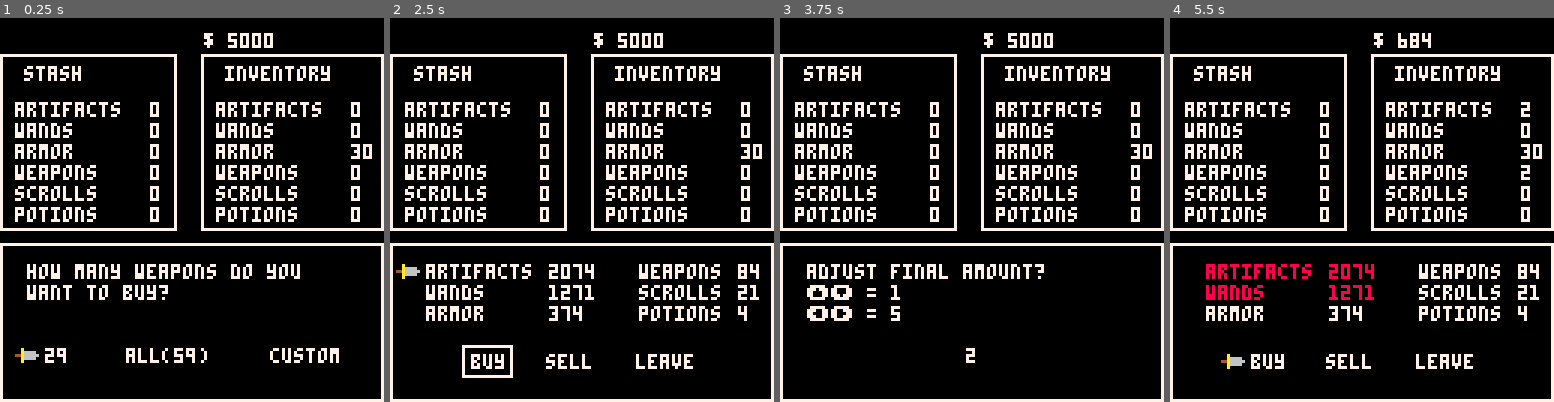
Above: before the commit, frames 1-4 (left to right).
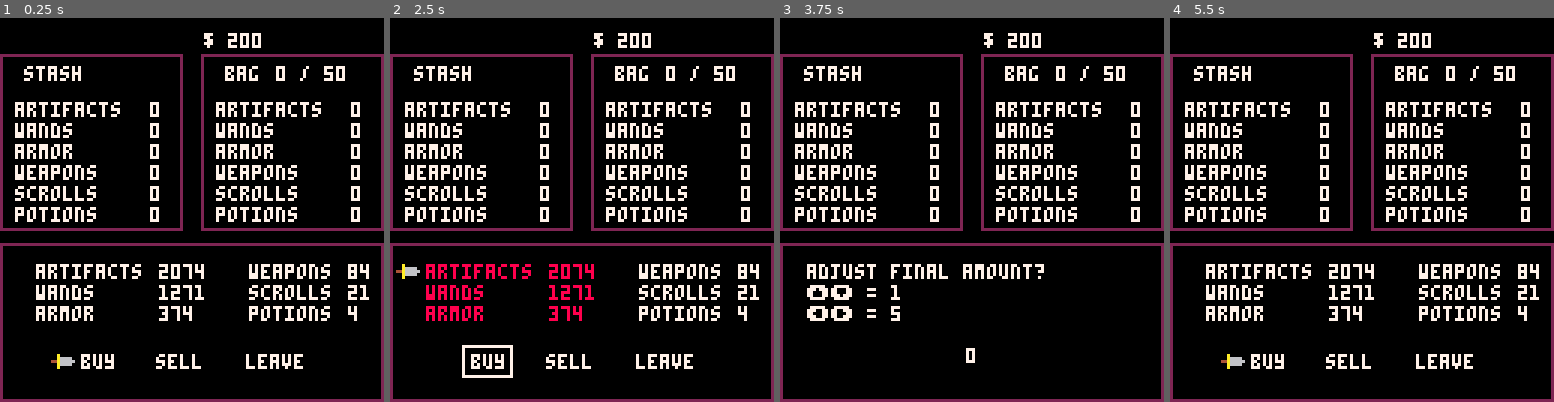
Above: after the commit, the same moments.

Repository: norendren/rogueWars
Game: PICO-8 cartridge main.p8
Two runs of this game, one before a commit and one after it. Both use one fixed random seed, a clock stepped at 60 frames per second and the inputs below.
Inputs:
- Up to frame 1 (0.25 s): no input
- Up to frame 2 (2.5 s): tap O (Z key) at 0.33, 0.7, 1.43, 2.22 s; tap X (X key) at 1.07, 2.07, 2.4 s; hold Left 1.97-2.37 s; hold Down from 2.42 s (still down)
- Up to frame 3 (3.75 s): tap X (X key) every 0.33 s from 2.73 to 3.73 s; release Down at 2.82 s; hold Right 2.87-3.53 s; tap O (Z key) at 3.1 s; hold Up from 3.58 s (still down)
- Up to frame 4 (5.5 s): tap O (Z key) at 3.98, 4.87 s; tap X (X key) every 0.33 s from 4.07 to 5.4 s; release Up at 4.08 s; hold Right 4.13-4.53 s; hold Down 4.58-5.08 s; hold Left from 5.13 s (still down)

The runs differ from the first frame. In frame 1, 11% of the frame differs, in the area x 0-100%, y 3-100%; in frame 2, 8.0%; in frame 3, 6.2%; in frame 4, 7.5%.

Commit message:
buying and selling finalized, next up the stash and final goal and turns and a lot more

Diff:
--- a/main.p8
+++ b/main.p8
@@ -3,9 +3,6 @@
 __lua__
 #include strings.p8
 
--- legal buys
--- item coloring based on money
-
 frame = 0
 scrn = {}
 
@@ -13,16 +10,24 @@
     -- show_menu()
     -- show_intro()
     -- show_navigation()
-    -- show_bsl()
+    show_bsl()
     -- show_transaction()
-    show_final_transaction()
-
-    p.cursor.nav=nav_menu["gkh"]
-    p.cursor.items = items["weapons"]
+    -- show_final_transaction()
+
+    p.cursor.nav=nav_menu["adom"]
+    p.cursor.items = items["artifacts"]
     p.cursor.bsl=bsl["buy"]
     p.cursor.trans=trans_menu["middle"]
 
+    calc_inventory()
     randomize_prices()
+end
+
+function calc_inventory()
+    p.inv.current = 0
+    for i=1,#p.inventory do
+        p.inv.current+=p.inventory[i].amt
+    end
 end
 
 function randomize_prices()
@@ -94,23 +99,23 @@
 nav_coords = {
     base_x=20,
     base_y=bottom_half_y,
-    x_off = 55,
+    x_off = 50,
     y_off = 8
 }
-nav_map = {"gkh","cog","net","brogue","dcss","adom"}
+nav_map = {"adom","dcss","net","brogue","cog","gkh"}
 nav_menu = {
-    gkh={
-        title="gkh",
+    adom={
+        title="adom",
         x=nav_coords.base_x,
         y=nav_coords.base_y,
-        c=10,
+        c=2,
         pos=1
     },
-    cog={
-        title="cogmind",
+    dcss={
+        title="dcss",
         x=nav_coords.base_x,
         y=nav_coords.base_y+nav_coords.y_off,
-        c=11,
+        c=9,
         pos=2
     },
     net={
@@ -127,18 +132,18 @@
         c=4,
         pos=4
     },
-    dcss={
-        title="dcss",
+    cog={
+        title="cogmind",
         x=nav_coords.base_x+nav_coords.x_off,
         y=nav_coords.base_y+nav_coords.y_off,
-        c=9,
+        c=11,
         pos=5
     },
-    adom={
-        title="adom",
+    gkh={
+        title="golden krone",
         x=nav_coords.base_x+nav_coords.x_off,
         y=nav_coords.base_y+nav_coords.y_off*2,
-        c=2,
+        c=10,
         pos=6
     }
 }
@@ -199,11 +204,15 @@
 
 -- player data
 p = {
-    money=5000,
+    inv={
+        capacity=50,
+        current=0
+    },
+    money=200,
     inf_trans ={
         buying=false,
         selling=false,
-        curr_amt=0
+        amt=0
     },
     cursor={
         nav={},
@@ -213,7 +222,7 @@
     },
     inventory={{disp="artifacts",amt=0},
     {disp="wands",amt=0},
-    {disp="armor",amt=30},
+    {disp="armor",amt=0},
     {disp="weapons",amt=0},
     {disp="scrolls",amt=0},
     {disp="potions",amt=0}},
@@ -240,7 +249,6 @@
         p.cursor.nav = nav_menu[nav_map[p.cursor.nav.pos+1]]
     end
     if (btnp(5)) then
-        p.cursor.nav = nav_menu["gkh"] -- back to baseline
         show_bsl()
     end
 end
@@ -255,20 +263,16 @@
     -- dungeon selection
     draw_dungeon_selection(7)
 
+    draw_rects(p.cursor.nav.c)
+
     -- player cursor
     spr(0,p.cursor.nav.x-10,p.cursor.nav.y-1)
 end
 
 function draw_inventory(c)
-    rect(
-        inv_coords.base_x-5,
-        inv_coords.base_y-16,
-        127,
-        70,
-        c)
-
     print("$ "..p.money, inv_coords.base_x-4, 5, c)
-    print("inventory", inv_coords.base_x+3, inv_coords.base_y-12, c)
+    print("bag", inv_coords.base_x+3, inv_coords.base_y-12, c)
+    print(p.inv.current.." / "..p.inv.capacity, inv_coords.base_x+20, inv_coords.base_y-12, c)
     x = inv_coords.base_x
     y = inv_coords.base_y
     for i=1,#p.inventory do
@@ -279,12 +283,6 @@
 end
 
 function draw_stash(c)
-    rect(
-        stash_coords.base_x-5,
-        stash_coords.base_y-16,
-        (stash_coords.base_x-5)+stash_coords.x_off+13,
-        70,
-        7)
     print("stash", stash_coords.base_x+3, stash_coords.base_y-12, 7)
     x = stash_coords.base_x
     y = stash_coords.base_y
@@ -299,7 +297,6 @@
     for k,rog in pairs(nav_menu) do
         print(rog.title, rog.x,rog.y,rog.c)
     end
-    rect(0,nav_coords.base_y-10,127,127,7)
 end
 
 function show_bsl()
@@ -311,11 +308,10 @@
     draw_inventory(7)
     draw_stash(7)
 
-    draw_prices(7, true)
+    draw_prices(7)
     draw_bsl(7)
 
-    rect(0,nav_coords.base_y-10,127,127,7)
-
+    draw_rects(p.cursor.nav.c)
     -- player cursor
     spr(0,p.cursor.bsl.x-10, bsl.y-1)
 end
@@ -352,12 +348,18 @@
 end
 
 function transaction_draw()
+    draw_rects(p.cursor.nav.c)
     draw_inventory(7)
     draw_stash(7)
 
-    draw_prices(7)
+    if p.cursor.bsl.title == "buy" then
+        draw_prices(7, true)
+    else
+        draw_prices(7)
+    end
     draw_bsl(7)
 
+    -- indicator for buy/sell mode
     rect(
         p.cursor.bsl.x-3,
         bsl.y-3,
@@ -365,8 +367,6 @@
         (bsl.y-3) + 10,
         7)
 
-    rect(0,nav_coords.base_y-10,127,127,7)
-
     -- player cursor
     spr(0,p.cursor.items.x-10,p.cursor.items.y-1)
 end
@@ -408,17 +408,16 @@
     -- middle of the road amount
     if p.cursor.bsl.title == "buy" then
         p.inf_trans.buying = true
-        --TODO: big todo here to show proper amount and account for capacity
-        trans_menu["middle"].amt = flr((p.money/p.cursor.items.curr)/2)
-        print(trans_menu["middle"].amt, trans_menu["middle"].x, trans_menu.y)
-        trans_menu["all"].amt = flr(p.money/p.cursor.items.curr)
-        print("all("..trans_menu["all"].amt..")", trans_menu["all"].x, trans_menu.y)
-        print("custom", trans_menu["cust"].x, trans_menu.y)
-    end
-    -- selling
-
-    rect(0,nav_coords.base_y-10,127,127,7)
-
+        trans_menu["middle"].amt, trans_menu["all"].amt = calc_trans_buy()
+    else
+        p.inf_trans.selling = true
+        trans_menu["middle"].amt, trans_menu["all"].amt = calc_trans_sell()
+    end
+    print(trans_menu["middle"].amt, trans_menu["middle"].x, trans_menu.y)
+    print("all("..trans_menu["all"].amt..")", trans_menu["all"].x, trans_menu.y)
+    print("custom", trans_menu["cust"].x, trans_menu.y)
+
+    draw_rects(p.cursor.nav.c)
     -- player cursor
     spr(0,p.cursor.trans.x-10, trans_menu.y-1)
 end
@@ -431,11 +430,40 @@
         p.cursor.trans = trans_menu[trans_map[p.cursor.trans.pos+1]]
     end
     if (btnp(5)) then
+        p.inf_trans.amt = p.cursor.trans.amt
         show_adjust_amt()
     end
     if(btnp(4)) then
+        p.inf_trans.buying = false
+        p.inf_trans.selling = false
         show_transaction()
     end
+end
+
+function calc_trans_buy()
+    local mid = flr((p.money/p.cursor.items.curr)/2)
+    local all = flr(p.money/p.cursor.items.curr)
+
+    local remaining_space = p.inv.capacity - p.inv.current
+
+    if mid > remaining_space then
+        if p.inv.capacity == p.inv.current then
+            mid = 0
+        else
+            mid = flr(remaining_space/2)
+        end
+    end
+    if all > remaining_space then
+        all = p.inv.capacity - p.inv.current
+    end
+    return mid,all
+end
+
+function calc_trans_sell()
+    local mid = flr(p.inventory[p.cursor.items.pos].amt/2)
+    local all = p.inventory[p.cursor.items.pos].amt
+
+    return mid, all
 end
 
 -- semi helpful debugger
@@ -458,6 +486,7 @@
 end
 
 function adjust_draw()
+    draw_rects(p.cursor.nav.c)
     draw_inventory(7)
     draw_stash(7)
 
@@ -465,36 +494,48 @@
     print("⬆️⬇️ = 1",item_coords.base_x-3, item_coords.base_y+7, 7)
     print("⬅️➡️ = 5",item_coords.base_x-3, item_coords.base_y+14, 7)
 
-    print(p.cursor.trans.amt, 62, trans_menu.y, 7)
-
-    rect(0,nav_coords.base_y-10,127,127,7)
+    print(p.inf_trans.amt, 62, trans_menu.y, 7)
 end
 
 function adjust_update()
     -- switch this shit to use the inflight transaction
-    if(btnp(0)) and p.cursor.trans.amt > 5 then p.cursor.trans.amt-=5 end
+    if(btnp(0)) and p.inf_trans.amt > 1 then
+        if p.inf_trans.amt-5 < 0 then
+            p.inf_trans.amt=0
+        else
+            p.inf_trans.amt-=5
+        end
+    end
     if(btnp(1)) then
-        if p.cursor.trans.amt + 5 > trans_menu.all.amt then
-            p.cursor.trans.amt = trans_menu.all.amt
+        if p.inf_trans.amt + 5 > trans_menu.all.amt then
+            p.inf_trans.amt = trans_menu.all.amt
         else
-            p.cursor.trans.amt+=5
+            p.inf_trans.amt+=5
         end
     end
     if(btnp(2)) then
-        if p.cursor.trans.amt + 1 > trans_menu.all.amt then
-            p.cursor.trans.amt = trans_menu.all.amt
+        if p.inf_trans.amt + 1 > trans_menu.all.amt then
+            p.inf_trans.amt = trans_menu.all.amt
         else
-            p.cursor.trans.amt+=1
-        end
-    end
-    if(btnp(3)) and p.cursor.trans.amt > 1 then p.cursor.trans.amt-=1 end
+            p.inf_trans.amt+=1
+        end
+    end
+    if(btnp(3)) and p.inf_trans.amt > 1 then p.inf_trans.amt-=1 end
 
     if(btnp(4)) then show_final_transaction() end
 
     if(btnp(5)) then
-        --fix all the math here for maxes and negatives
-        p.money -= p.cursor.trans.amt*p.cursor.items.curr
-        p.inventory[p.cursor.items.pos].amt += p.cursor.trans.amt
+        if p.inf_trans.buying then
+            --fix all the math here for maxes and negatives
+            p.money -= p.inf_trans.amt*p.cursor.items.curr
+            p.inventory[p.cursor.items.pos].amt += p.inf_trans.amt
+        else
+            p.money += p.cursor.items.curr*p.inf_trans.amt
+            p.inventory[p.cursor.items.pos].amt -= p.inf_trans.amt
+        end
+        p.inf_trans.buying = false
+        p.inf_trans.selling = false
+        calc_inventory()
         show_bsl()
     end
 end
@@ -573,10 +614,22 @@
     }
 }
 
+function draw_rects(c)
+    -- inventory
+    rect(67,12,127,70,c)
+
+    -- stash
+    rect(0,12,60,70,c)
+
+    -- bottom half
+    rect(0,75,127,127,c)
+end
+
 function draw_prices(c, money_check)
+    -- todo: implement highlighting for inventory space
     money_check = money_check or false
 
-    if p.money/items.artifacts.curr < 1 then
+    if p.money/items.artifacts.curr < 1 and money_check then
         print(items.artifacts.disp, items.artifacts.x, items.artifacts.y,8)
         print(items.artifacts.curr, item_coords.x_off, items.artifacts.y,8)
     else
@@ -584,7 +637,7 @@
         print(items.artifacts.curr, item_coords.x_off, items.artifacts.y,c)
     end
 
-    if p.money/items.wands.curr < 1 then
+    if p.money/items.wands.curr < 1 and money_check then
         print(items.wands.disp, items.wands.x, items.wands.y,8)
         print(items.wands.curr, item_coords.x_off, items.wands.y,8)
     else
@@ -592,7 +645,7 @@
         print(items.wands.curr, item_coords.x_off, items.wands.y,c)
     end
 
-    if p.money/items.armor.curr < 1 then
+    if p.money/items.armor.curr < 1 and money_check then
         print(items.armor.disp, items.armor.x, items.armor.y,8)
         print(items.armor.curr, item_coords.x_off, items.armor.y,8)
     else
@@ -600,7 +653,7 @@
         print(items.armor.curr, item_coords.x_off, items.armor.y,c)
     end
 
-    if p.money/items.weapons.curr < 1 then
+    if p.money/items.weapons.curr < 1 and money_check then
         print(items.weapons.disp, items.weapons.x, items.weapons.y,8)
         print(items.weapons.curr, (item_coords.x_off*2)+10, items.weapons.y,8)
     else
@@ -608,7 +661,7 @@
         print(items.weapons.curr, (item_coords.x_off*2)+10, items.weapons.y,c)
     end
 
-    if p.money/items.scrolls.curr < 1 then
+    if p.money/items.scrolls.curr < 1 and money_check then
         print(items.scrolls.disp, items.scrolls.x, items.scrolls.y,8)
         print(items.scrolls.curr, (item_coords.x_off*2)+10, items.scrolls.y,8)
     else
@@ -616,7 +669,7 @@
         print(items.scrolls.curr, (item_coords.x_off*2)+10, items.scrolls.y,c)
     end
 
-    if p.money/items.potions.curr < 1 then
+    if p.money/items.potions.curr < 1 and money_check then
         print(items.potions.disp, items.potions.x, items.potions.y,8)
         print(items.potions.curr, (item_coords.x_off*2)+10, items.potions.y,8)
     else
@@ -626,11 +679,11 @@
 end
 
 __gfx__
-0000000000005000000440004ffffff4000440006000000600000ccc000b000000888000000cc000000000000000000000000000000000000000000000000000
-00a0000005555555004444000f00f0f00074470006000060000000cc00bbb00000888000000cc000000000000000000000000000000000000000000000000000
-00a6666005ccccc5044444400ffffff0077887700060060000004a0c0bbbbb00008880000004a000000000000000000000000000000000000000000000000000
-44a66666055ccc55444554440f0000f077788777000660000004a400bbbbbbb000888000000a4000000000000000000000000000000000000000000000000000
-00a66660005ccc50444554440ffffff0788888870a0660a0004a400000bbb000888888800004a000000000000000000000000000000000000000000000000000
-00a000000055c550044444400f0f00f07778877700a00a0004a4000000bbb00008888800000a4000000000000000000000000000000000000000000000000000
-000000000005c500004444000ffffff077788777040aa0404a40000000bbb000008880000004a000000000000000000000000000000000000000000000000000
-0000000000055500000440004ffffff40777777040000004a400000000bbb00000080000000a4000000000000000000000000000000000000000000000000000
+0000000000005000000440004ffffff4000440006000000600000ccc000b000000888000000cc000000400000000000000000000000000000000000000000000
+00a0000005555555004444000f00f0f00074470006000060000000cc00bbb00000888000000cc000004440000000000000000000000000000000000000000000
+00a6666005ccccc5044444400ffffff0077887700060060000004a0c0bbbbb00008880000004a000044444000000000000000000000000000000000000000000
+44a66666055ccc55444554440f0000f077788777000660000004a400bbbbbbb000888000000a4000444444400000000000000000000000000000000000000000
+00a66660005ccc50444554440ffffff0788888870a0660a0004a400000bbb000888888800004a0000fffff000000000000000000000000000000000000000000
+00a000000055c550044444400f0f00f07778877700a00a0004a4000000bbb00008888800000a40000fcfff000000000000000000000000000000000000000000
+000000000005c500004444000ffffff077788777040aa0404a40000000bbb000008880000004a0000fff4f000000000000000000000000000000000000000000
+0000000000055500000440004ffffff40777777040000004a400000000bbb00000080000000a40000fff4f000000000000000000000000000000000000000000
